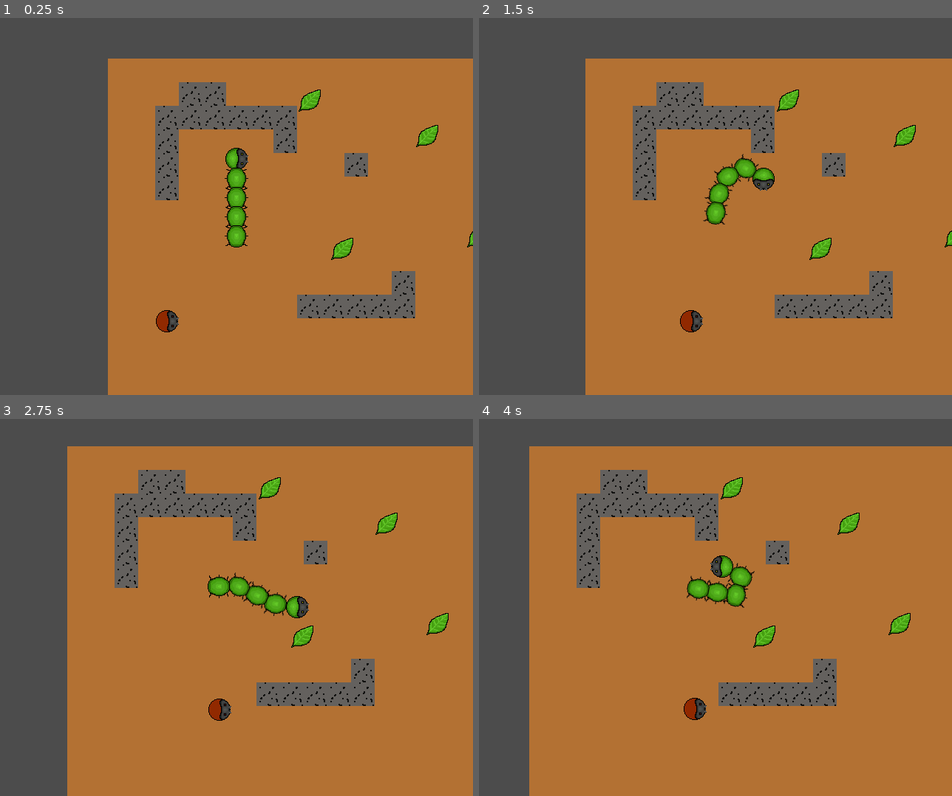
Above: before the commit, frames 1-4 (two rows, left to right).
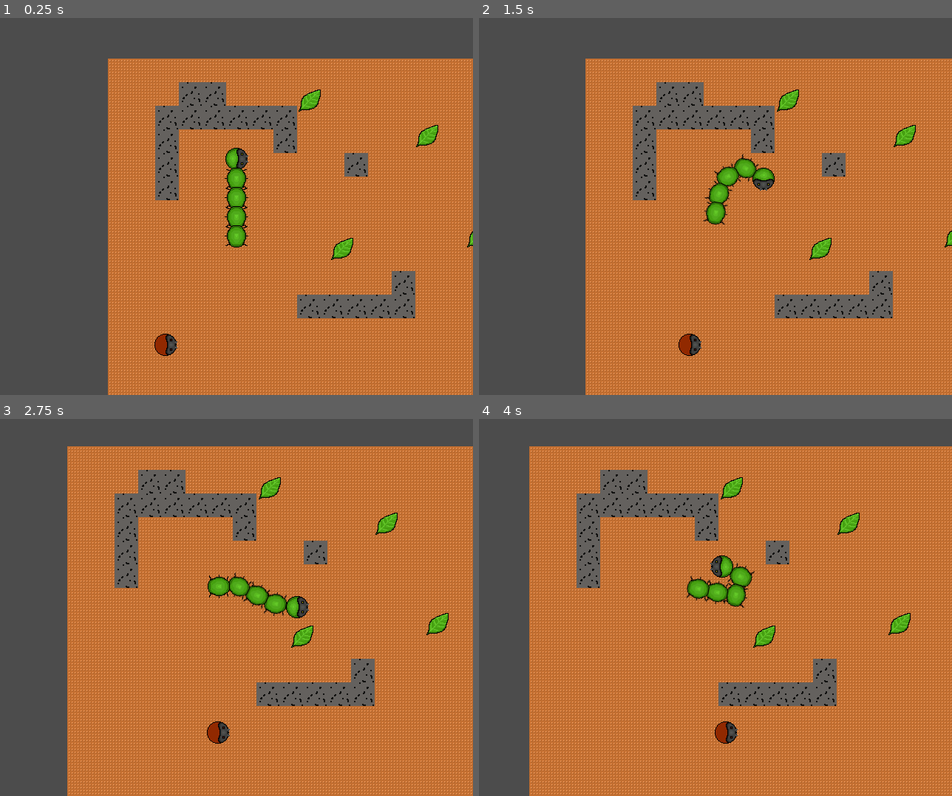
Above: after the commit, the same moments.

Repository: thatnick/grow-grow
Game: Godot game, scene res://scenes/Main.tscn
Same seed, same stepped clock (60 frames per second), same inputs: the game is played once before the commit and once after it.
Inputs:
- Up to frame 1 (0.25 s): no input
- Up to frame 2 (1.5 s): hold Right (ui_right) 0.53-1.28 s; hold Down (ui_down) from 1.28 s (still down)
- Up to frame 3 (2.75 s): release Down (ui_down) at 2.03 s; hold Right (ui_right) from 2.03 s (still down)
- Up to frame 4 (4 s): release Right (ui_right) at 2.78 s; hold Up (ui_up) 2.78-3.53 s; hold Left (ui_left) from 3.53 s (still down)

The runs differ from the first frame. In frame 1, 12% of the frame differs, in the area x 23-100%, y 11-100%; in frame 2, 12%; in frame 3, 14%; in frame 4, 14%, in the area x 10-100%, y 7-100%.

Commit message:
Add Alan's background text

Diff:
--- a/scenes/Main.tscn
+++ b/scenes/Main.tscn
@@ -28,7 +28,7 @@
 position = Vector2( 502.105, 239.765 )
 
 [node name="Enemy" parent="." instance=ExtResource( 4 )]
-position = Vector2( 68.2559, 356.247 )
+position = Vector2( 66.243, 388.051 )
 
 [connection signal="collected" from="Collectable" to="Player" method="_on_Collectable_collected"]
 [connection signal="collected" from="Collectable2" to="Player" method="_on_Collectable_collected"]
Binary file changed: sprites/background/catepillar_bg_test.png
